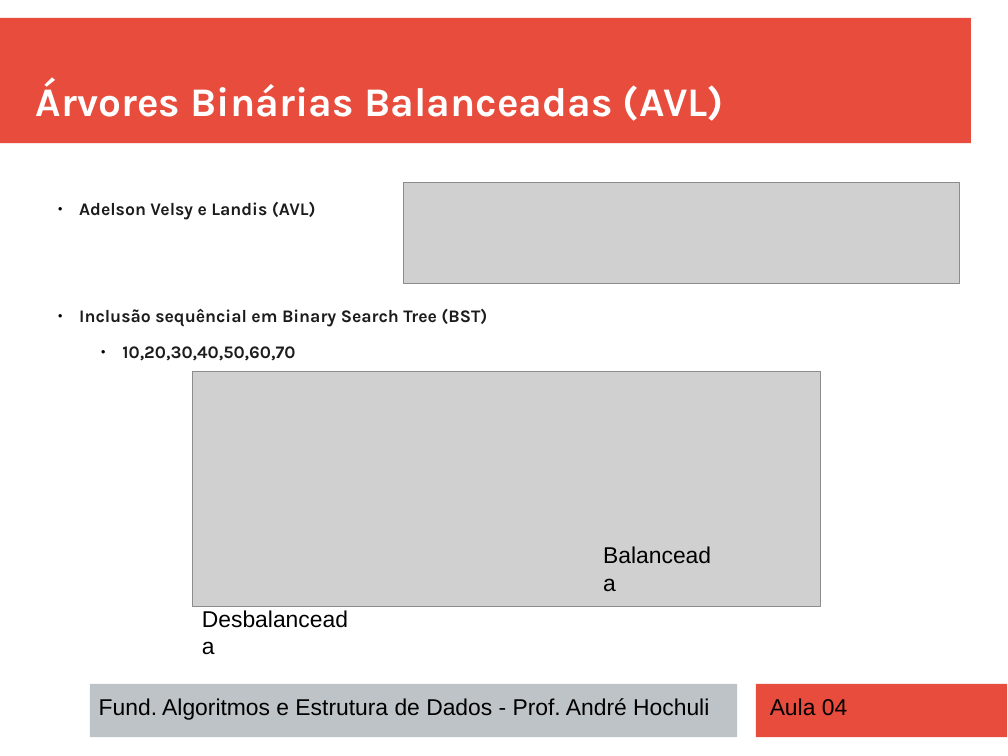
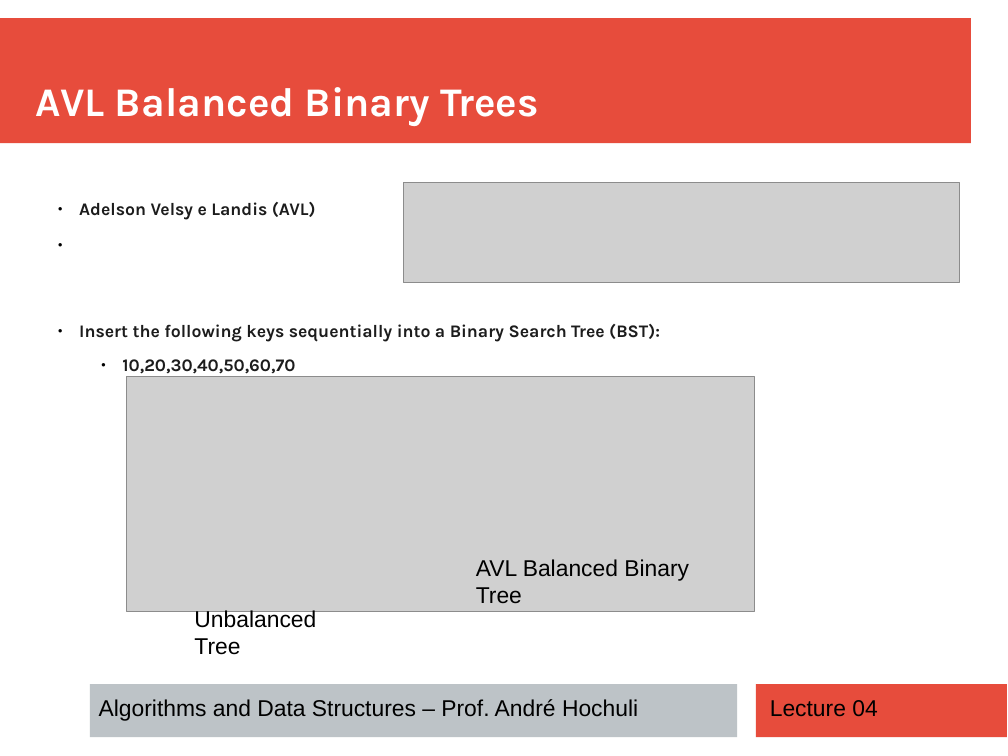
Before and after one commit to andrehochuli/teaching, a slide deck: slide 13 of DataStructuresAndAlgorithms/Lecture 04 - Trees/Aula 04 - Trees.pptx. Drawn at 1008x756 pixels with LibreOffice and Linux fonts; fonts in the diff are those of the drawing; grey boxes stand for pictures. Boxes give left, top, right and bottom in pixels: in the first picture for what was removed or moved away, otherwise in the second. Text is boxed around its words. In the diff, an @@ line names an element or a change of style, - is before the commit and + after.

```diff
--- a/DataStructuresAndAlgorithms/Lecture 04 - Trees/Aula 04 - Trees.pptx
+++ b/DataStructuresAndAlgorithms/Lecture 04 - Trees/Aula 04 - Trees.pptx
@@ text at (36,87,539,126): text changed @@
-Árvores Binárias Balanceadas (AVL)
+AVL Balanced Binary Trees
@@ text at (79,324,660,342): text changed @@
-  ● Inclusão sequêncial em Binary Search Tree (BST)
+  ● Insert the following keys sequentially into a Binary Search Tree (BST):
@@ picture: place and size @@
-picture at (192,371,820,606)
+picture at (126,377,755,612)
@@ text at (476,559,689,604): text changed @@
-Balanceada
+AVL Balanced Binary Tree
@@ text at (194,608,316,655): text changed @@
-Desbalanceada
+Unbalanced Tree
@@ text at (99,699,638,721): text changed @@
-Fund. Algoritmos e Estrutura de Dados - Prof. André Hochuli
+Algorithms and Data Structures – Prof. André Hochuli
@@ text at (770,700,877,717): text changed @@
-Aula 04
+Lecture 04
```
Also in this commit, not shown: 5 other slides changed, 18 slides added, 19 slides removed, 2 other files.
